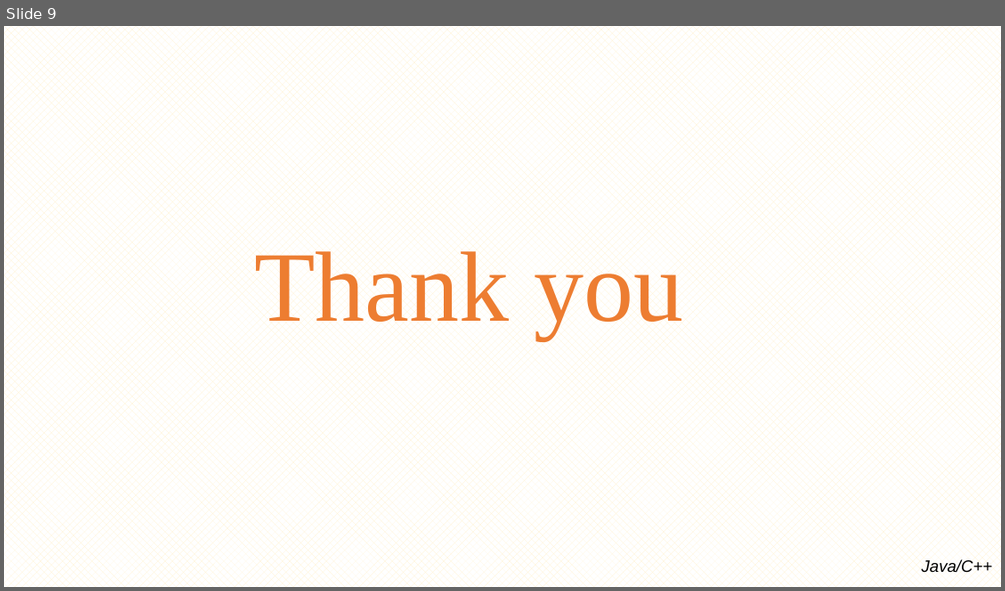
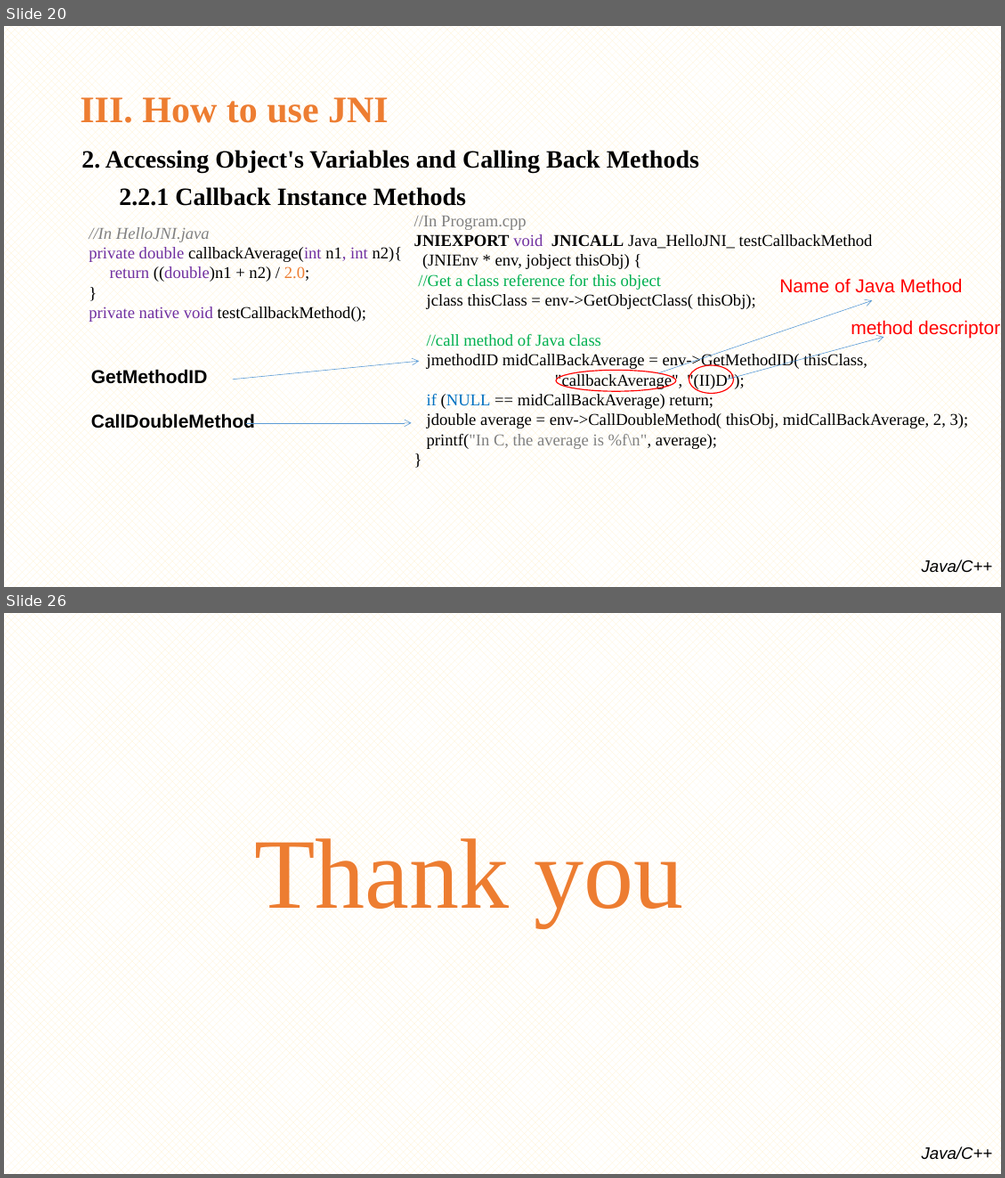
Before and after one commit to minhthedt/hello-world, a slide deck: Training/Java native interface(JNI).pptx. Shown one above the other, each under a label of ours: slide 9 before the commit, slides 20 and 26 after it; the slides between them are not shown. The pictures are 1005x591 and 1005x1178 pixels, drawn with LibreOffice and Linux fonts; fonts in the diff are those of the drawing; background and template pictures are left out. Boxes give left, top, right and bottom in pixels: in the first picture for what was removed or moved away, otherwise in the second. Text is boxed around its words. In the diff, an @@ line names an element or a change of style, - is before the commit and + after.

```diff
--- a/Training/Java native interface(JNI).pptx
+++ b/Training/Java native interface(JNI).pptx
@@ slide 20 added at (x1=4, y1=26, x2=1001, y2=587), background pattern #FFF2CC on #FFFFFF; not listed: 1 template element that a slide beside it also shows @@
@@ title added at (x1=80, y1=97, x2=388, y2=123), 36 pt, text #ED7D31, bold @@
+III. How to use JNI
@@ text added at (x1=81, y1=150, x2=699, y2=206), 24 pt, text #000000, bold @@
+2. Accessing Object's Variables and Calling Back Methods
+2.2.1 Callback Instance Methods
@@ text added at (x1=89, y1=227, x2=403, y2=321), 16 pt, text #000000 @@
+//In HelloJNI.java
+private double callbackAverage(int n1, int n2){
+return ((double)n1 + n2) / 2.0;
+}
+private native void testCallbackMethod();
@@ text added at (x1=414, y1=215, x2=969, y2=449), 16 pt, text #000000 @@
+//In Program.cpp
+JNIEXPORT void JNICALL Java_HelloJNI_ testCallbackMethod
+(JNIEnv * env, jobject thisObj) {
+//Get a class reference for this object
+jclass thisClass = env->GetObjectClass( thisObj);
+//call method of Java class
+jmethodID midCallBackAverage = env->GetMethodID( thisClass,
+"callbackAverage", "(II)D");
+if (NULL == midCallBackAverage) return;
+jdouble average = env->CallDoubleMethod( thisObj, midCallBackAverage, 2, 3);
+printf("In C, the average is %f\n", average);
+}
@@ text added at (x1=779, y1=278, x2=963, y2=293), 18 pt, text #FF0000 @@
+Name of Java Method
@@ arrow added from (658, 373) to (872, 300), #5B9BD5 0.5 pt @@
@@ arrow added from (727, 379) to (884, 338), #5B9BD5 0.5 pt @@
@@ text added at (x1=850, y1=320, x2=1000, y2=338), 18 pt, text #FF0000 @@
+method descriptor
@@ text added at (x1=91, y1=369, x2=255, y2=428), 18 pt, text #000000, bold @@
+GetMethodID
+CallDoubleMethod
@@ arrow added from (233, 379) to (419, 361), #5B9BD5 0.5 pt @@
@@ ellipse added at (x1=556, y1=370, x2=676, y2=391), outline #FF0000 1 pt @@
@@ ellipse added at (x1=689, y1=365, x2=734, y2=394), outline #FF0000 1 pt @@
@@ arrow added from (246, 423) to (412, 423), #5B9BD5 0.5 pt @@
@@ what was slide 9 is now slide 26 @@
```
Also in this commit, not shown: 1 slide changed, 16 other slides added.
